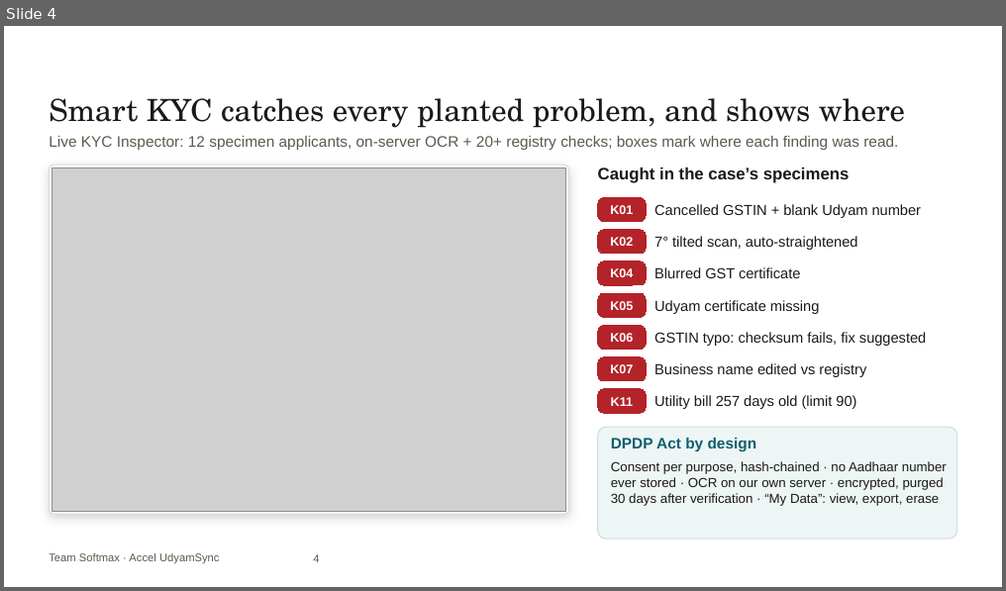
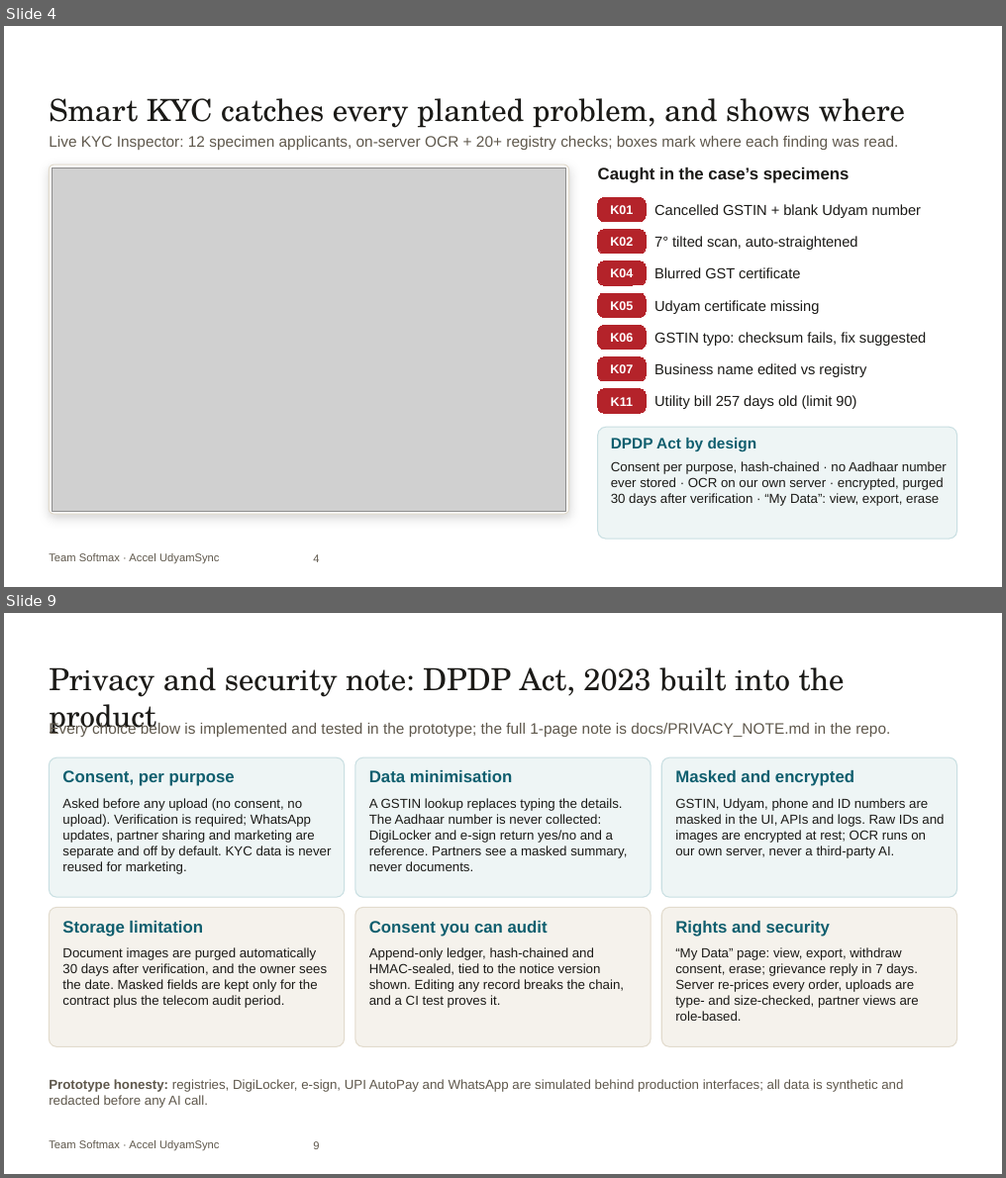
Before and after one commit to ac265640/UdyamSync, a slide deck: submission/UdyamSync_Submission.pptx. Shown one above the other, each under a label of ours: slide 4 before the commit, slides 4 and 9 after it; the slides between them are not shown. The pictures are 1006x591 and 1006x1178 pixels, drawn with LibreOffice and Linux fonts; fonts in the diff are those of the drawing; grey boxes stand for pictures; background and template pictures are left out. Boxes give left, top, right and bottom in pixels: in the first picture for what was removed or moved away, otherwise in the second. Text is boxed around its words. In the diff, an @@ line names an element or a change of style, - is before the commit and + after.

```diff
--- a/submission/UdyamSync_Submission.pptx
+++ b/submission/UdyamSync_Submission.pptx
@@ slide 9 added at [4, 613, 1002, 1174], background picture (left out); not listed: 1 template element that a slide beside it also shows @@
@@ text added at [49, 667, 845, 737], 22 pt, text #1B1A17 @@
+Privacy and security note: DPDP Act, 2023 built into the product
@@ text added at [49, 721, 890, 737], 11 pt, text #5F584C @@
+Every choice below is implemented and tested in the prototype; the full 1-page note is docs/PRIVACY_NOTE.md in the repo.
@@ rounded rectangle added at [49, 758, 345, 897], fill #EEF5F5, outline #C9DFE2 0.75 pt @@
@@ rounded rectangle added at [355, 758, 650, 897], fill #EEF5F5, outline #C9DFE2 0.75 pt @@
@@ rounded rectangle added at [661, 758, 957, 897], fill #EEF5F5, outline #C9DFE2 0.75 pt @@
@@ text added at [62, 770, 235, 786], 12 pt, text #0F5E6E, bold @@
+Consent, per purpose
@@ text added at [369, 770, 512, 782], 12 pt, text #0F5E6E, bold @@
+Data minimisation
@@ text added at [675, 770, 854, 786], 12 pt, text #0F5E6E, bold @@
+Masked and encrypted
@@ text added at [62, 798, 331, 874], 9.5 pt, text #1B1A17 @@
+Asked before any upload (no consent, no upload). Verification is required; WhatsApp updates, partner sharing and marketing are separate and off by default. KYC data is never reused for marketing.
@@ text added at [369, 798, 627, 871], 9.5 pt, text #1B1A17 @@
+A GSTIN lookup replaces typing the details. The Aadhaar number is never collected: DigiLocker and e-sign return yes/no and a reference. Partners see a masked summary, never documents.
@@ text added at [675, 798, 944, 859], 9.5 pt, text #1B1A17 @@
+GSTIN, Udyam, phone and ID numbers are masked in the UI, APIs and logs. Raw IDs and images are encrypted at rest; OCR runs on our own server, never a third-party AI.
@@ rounded rectangle added at [49, 907, 345, 1047], fill #F5F2EC, outline #E2DBCD 0.75 pt @@
@@ rounded rectangle added at [355, 907, 650, 1047], fill #F5F2EC, outline #E2DBCD 0.75 pt @@
@@ rounded rectangle added at [661, 907, 957, 1047], fill #F5F2EC, outline #E2DBCD 0.75 pt @@
@@ text added at [62, 921, 203, 937], 12 pt, text #0F5E6E, bold @@
+Storage limitation
@@ text added at [369, 921, 548, 937], 12 pt, text #0F5E6E, bold @@
+Consent you can audit
@@ text added at [675, 921, 830, 937], 12 pt, text #0F5E6E, bold @@
+Rights and security
@@ text added at [62, 948, 327, 1008], 9.5 pt, text #1B1A17 @@
+Document images are purged automatically 30 days after verification, and the owner sees the date. Masked fields are kept only for the contract plus the telecom audit period.
@@ text added at [369, 948, 624, 1008], 9.5 pt, text #1B1A17 @@
+Append-only ledger, hash-chained and HMAC-sealed, tied to the notice version shown. Editing any record breaks the chain, and a CI test proves it.
@@ text added at [675, 948, 919, 1021], 9.5 pt, text #1B1A17 @@
+“My Data” page: view, export, withdraw consent, erase; grievance reply in 7 days. Server re-prices every order, uploads are type- and size-checked, partner views are role-based.
@@ text added at [49, 1079, 903, 1108], 9.5 pt, text #5F584C @@
+Prototype honesty: registries, DigiLocker, e-sign, UPI AutoPay and WhatsApp are simulated behind production interfaces; all data is synthetic and redacted before any AI call.
@@ page number added at [313, 1142, 319, 1150], 8 pt, text #5F584C @@
+9
```
Also in this commit, not shown: 4 slides changed, 3 other slides added, 1 slide removed, 3 other files.
